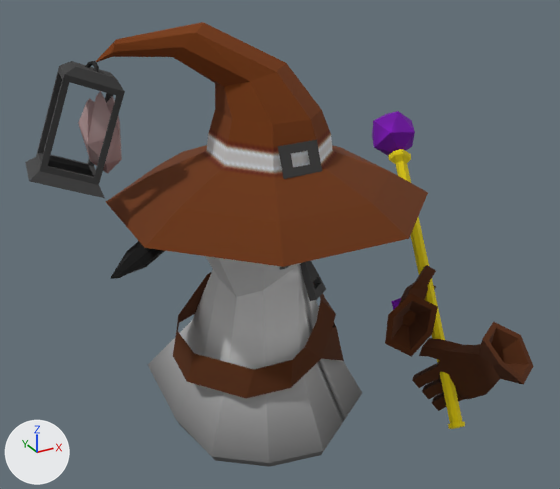
An edit to the glTF model player/animations/Potma.glb, drawn before and after from the same camera.
The view is the same before and after, from a 50 mm lens placed at (-1.084, -2.031, 1.636), pointed at (0.022, -0.02, 0.631). Arrows for +X, +Y and +Z are at lower left; the lights stay in place. Both versions are drawn at frame 20 of the action 'PotmaStaff_Hit'; the numbers are the values there. Vertices at the same position are counted once.

Names of what the first picture shows: 'Cremallera', 'Fuego', 'GloveL', 'GloveR', 'Hat', 'Head', 'Lamp', 'MainBody', 'Staff'.
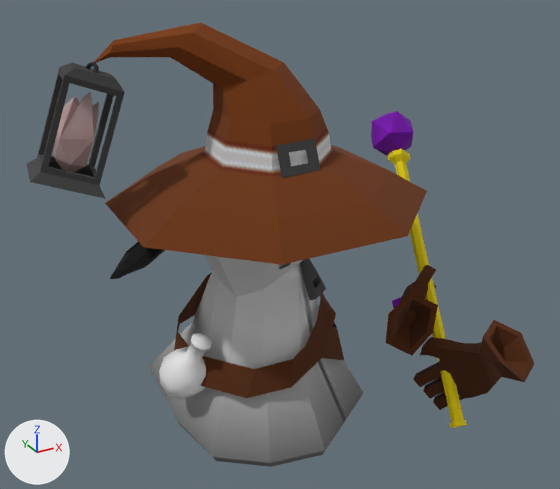
Changed parts and their boxes [x1, y1, x2, y2] in the pictures (560 x 489 px):
'Hat', reshaped
    before: [95, 22, 428, 267]
    after: [94, 23, 427, 265]
'Fuego.001', added
    after: [54, 92, 99, 172]
'Poti_placeHolder', added
    after: [159, 333, 212, 400]
'Fuego', deleted (brown)
    before: [78, 91, 122, 174]

What the commit changed:
me_cylinder_007 has 82 vertices, 152 faces and spans x -0.483..0.503, y -0.442..0.531, z 0.872..1.427.
me_cylinder_007 is used by ob_hat; location (0.0, 0.0, -0.1).
me_cylinder_007 part 1: the whole mesh is multiplied about its middle by the matrix ((1.0, 0.0, -0.004), (0.0, 1.0, 0.013), (0.004, -0.013, 1.0)), then moved by (-0.003, 0.008, -0.001).
Mesh me_sphere is new.
It has 58 vertices, 112 faces and spans x -0.404..-0.243, y -0.096..0.074, z 0.261..0.499.
Mesh me_cylinder_022 is new.
It has 21 vertices, 38 faces and spans x -0.615..-0.474, y 0.104..0.22, z 1.004..1.252.
It uses material mat_potmagradient (picture img_potmagradient_base_color_256).
Object 'Fuego' (ob_fuego) is deleted.
Object 'Poti_placeHolder' (ob_poti_placeholder) is new; it shows me_sphere.
Its location is (0.0, 0.0, -0.1).
Object 'Fuego.001' (ob_fuego_001) is new; it shows me_cylinder_022.
Its location is (0.0, 0.0, -0.1).
